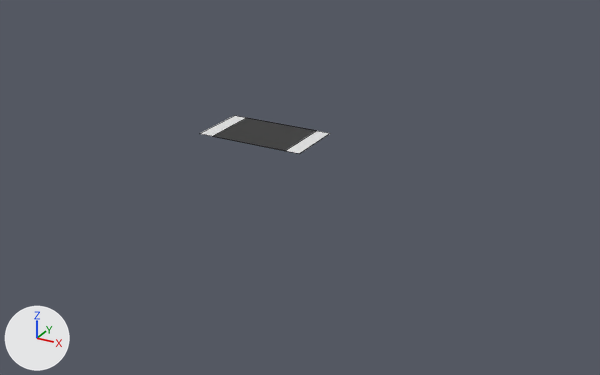
The Blender file BluePrintSources/belluh1.blend: old version first, new version second.
One viewpoint serves both versions: a 50 mm lens placed at (1.85, -11.27, 1.8), pointed at (0.17, -8.2, 0.27). The lights are fixed; the arrows at lower left show +X, +Y and +Z. Mesh edges are drawn as thin lines.

Before the edit, the objects in view are built like this:
```python
me_plane = bpy.data.meshes.new('Plane')
me_plane.from_pydata(...)  # 4 vertices, 1 face; spans x -1.0..1.37, y -1.0..1.0, z 0.0
# before: 1 (1.37, -1.0, 0.0) at pixel (299, 153), 3 (1.37, 1.0, 0.0) at pixel (330, 133)
ob_plane = bpy.data.objects.new('Plane', me_plane)
ob_plane.parent = ob_belluh1
ob_plane.matrix_parent_inverse = Matrix(((1.0, 0.0, 0.0, -0.00423), (0.0, 1.0, 0.0, 0.0161), (0.0, 0.0, 1.0, 0.000764), (0.0, 0.0, 0.0, 1.0)))
ob_plane.location = (0.00337, -8.238, 0.512)
ob_plane.scale = (0.188, 0.144, 1.0)
_m = ob_plane.modifiers.new('Mirror', 'MIRROR')
```
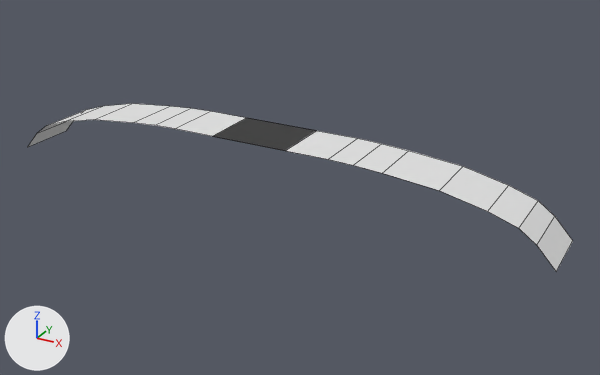
Boxes (x1, y1, x2, y2) around the edits, measured in the pictures (600 x 375 px):
'Plane', reshaped (317% wider, 331% taller)
    before: (200, 116, 330, 154)
    after: (28, 104, 573, 271)

What changed in the scene script:
```text
Change me_plane:
    where me_plane.from_pydata(...)  # 4 vertices, 1 face; spans x -1.0..1.37, y -1.0..1.0, z 0.0
    used by ob_plane; parent = ob_belluh1; location = (0.00337, -8.238, 0.512); scale = (0.188, 0.144, 1.0)
    verts and faces of me_plane; kept vertices keep their numbers, new ones are numbered from 4
    me_plane part 1
    add verts[1] = (2.1, -1.0, 0.0)  # moved, pixel (328, 159)
    add verts[3] = (2.1, 1.0, 0.0)  # moved, pixel (357, 138)
    add verts[4] = (2.1, -1.0, 0.0)  # pixel (328, 159)
    add verts[5] = (2.71, -1.0, 0.0)  # pixel (353, 165)
    add verts[6] = (3.4, -1.0, -0.01)  # pixel (382, 173)
    add verts[7] = (4.7, -1.0, -0.04)  # pixel (439, 190)
    add verts[8] = (5.76, -1.0, -0.08)  # pixel (487, 211)
    add verts[9] = (6.42, -1.0, -0.12)  # pixel (518, 228)
    add verts[10] = (6.81, -1.0, -0.18)  # pixel (536, 245)
    add verts[11] = (7.25, -1.0, -0.27)  # pixel (556, 271)
    add for new, old in zip([*range(12, 20)], [*range(4, 12)]): verts[new] = verts[old] + (0.0, 2.0, 0.0)
    add faces += [(1, 4, 12, 3), (4, 5, 13, 12), (5, 6, 14, 13), (6, 7, 15, 14), (7, 8, 16, 15), (8, 9, 17, 16)]
    add faces += [(9, 10, 18, 17), (10, 11, 19, 18)]
```
